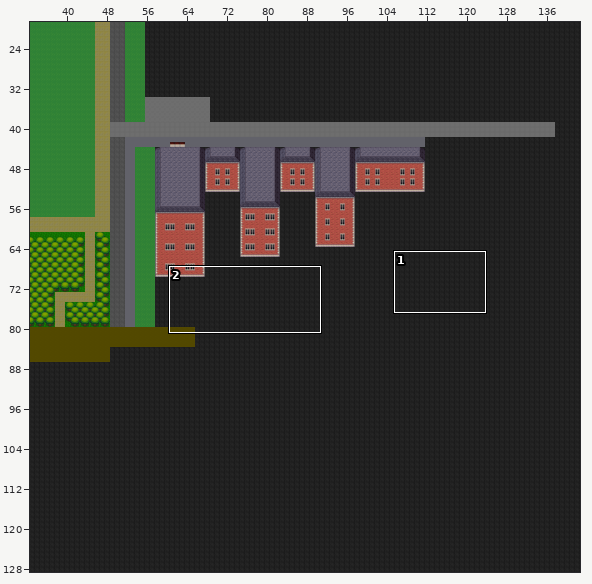
A Tiled map gets an edit: Factory/Outside/outside.tmx. Above, an overview of the earlier version with the close-up marked.
Close-up. Before the edit:
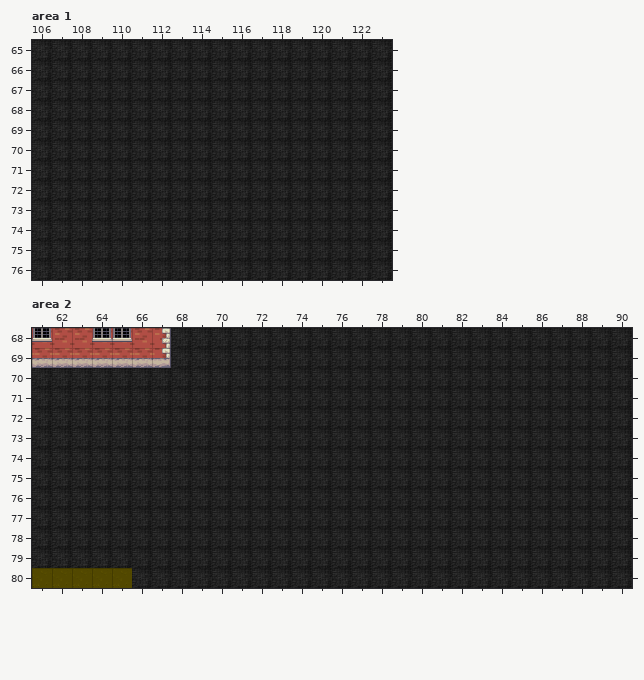
Cells are 32x32 px. Shown: area 1 x 106..123, y 65..76; area 2 x 61..90, y 68..80. The commit also changed other parts of the map, which this record leaves out.
Once edited:
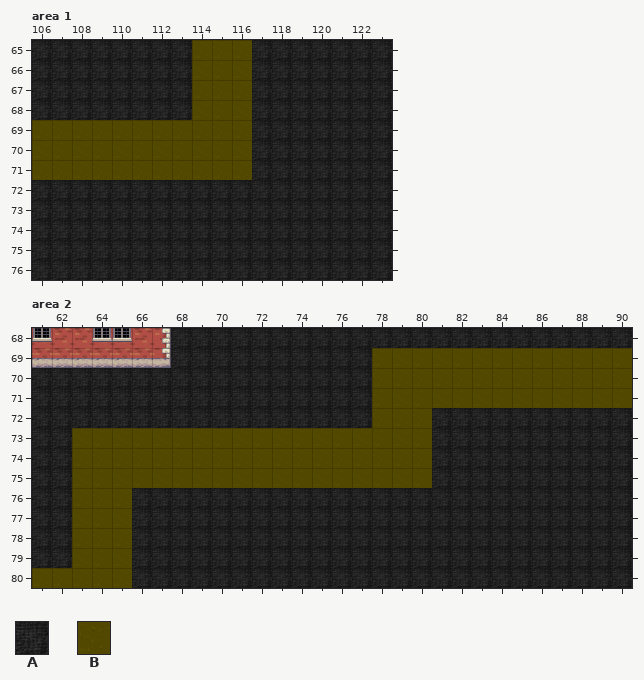
Key: from "floortileset": A 37, B 48.
_ is an empty cell.
Difference:
Layer "bottom", area 1:
The author changed tile A to tile B in rows 65 to 68 at x 114 to 116; in rows 69 to 71 at x 106 to 116.
Layer "bottom", area 2:
The author changed tile A to tile B in rows 69 to 71 at x 78 to 90; in row 72 at x 78 to 80; in rows 73 to 75 at x 63 to 80; in rows 76 to 79 at x 63 to 65.
Where, in picture pixels (left, top, right, bottom), the same in both close-ups:
changed: (32, 40, 252, 180)
changed: (72, 348, 632, 568)
